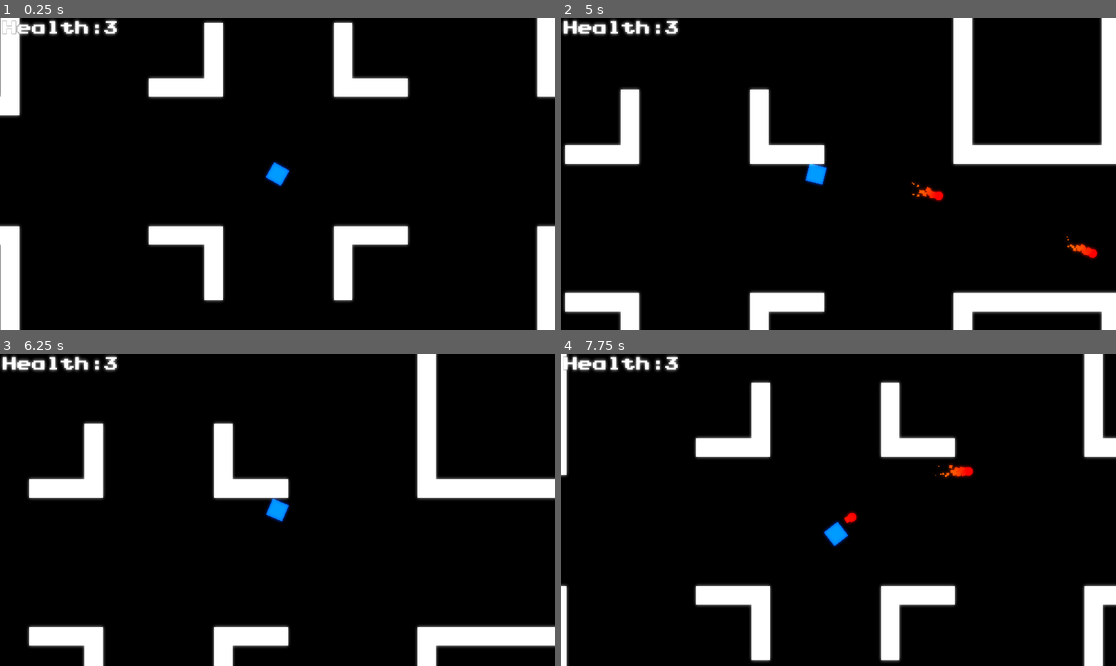
Above: before the commit, frames 1-4 (two rows, left to right).
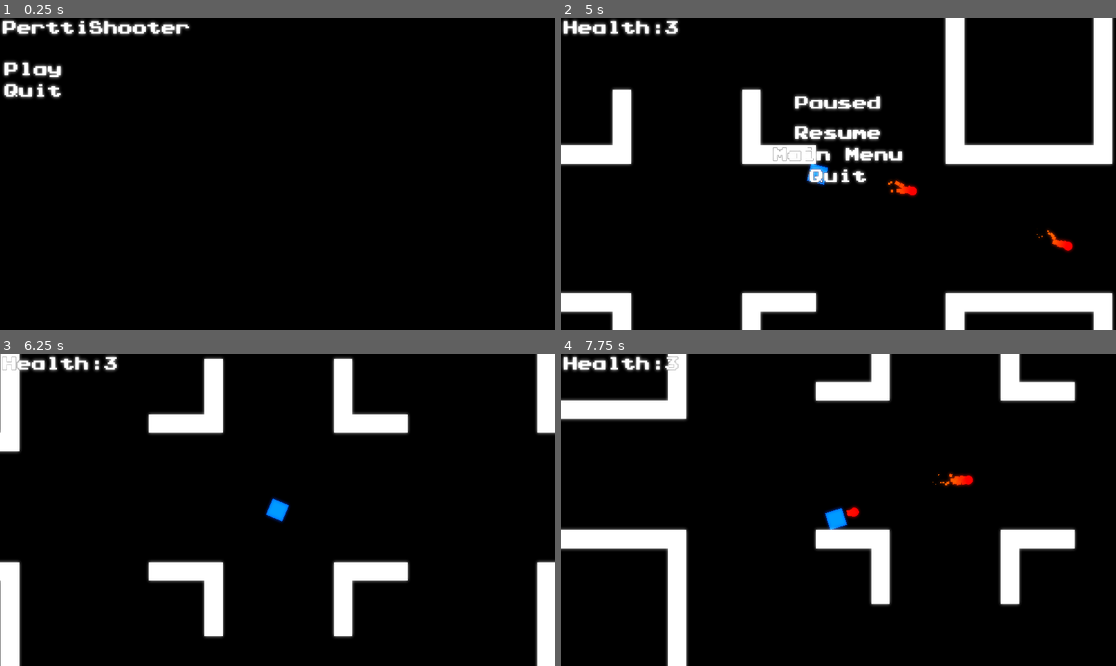
Above: after the commit, the same moments.

Repository: Kirottu/perttishooter
Game: Godot game, scene res://Scenes/MainMenu.tscn
Two runs of this game, one before a commit and one after it. Both use one fixed random seed, a clock stepped at 60 frames per second and the inputs below. Before the commit the project starts from res://Scenes/Level.tscn.
Inputs (mouse positions are in pixels of both pictures, inside the frame that each line leads up to):
- Up to frame 1 (0.25 s): no input
- Up to frame 2 (5 s): click (594, 71) at 0.5 s, where only the run after the commit has a clickable "Play"; move the mouse to (960, 158) at 1.27 s; hold D (right) 1.28-2.03 s; hold Space (fire) 1.28-2.03 s; move the mouse to (727, 189) at 2.02 s; hold S (down) 2.03-2.78 s; tap Space (fire) at 2.1, 3.6 s; move the mouse to (894, 105) at 2.77 s; hold D (right) 2.78-3.53 s; hold Space (fire) 2.78-3.53 s; move the mouse to (810, 236) at 3.52 s; hold W (up) 3.53-4.28 s; move the mouse to (1005, 220) at 4.27 s; hold A (left) from 4.28 s (still down); hold Space (fire) from 4.28 s (still down); tap Escape (pause, bound only after the commit) at 4.9 s
- Up to frame 3 (6.25 s): release A (left) at 5 s; release Space (fire) at 5 s; click (277, 491) at 5 s, where only the run after the commit has a clickable "Main Menu"; click (33, 407) at 5.75 s, where only the run after the commit has a clickable "Play"
- Up to frame 4 (7.75 s): tap Enter at 6.5 s; move the mouse to (672, 463) at 6.52 s; hold A (left) 6.53-7.28 s; tap Space (fire) at 6.6 s; move the mouse to (866, 510) at 7.27 s; hold S (down) from 7.28 s (still down); hold Space (fire) from 7.28 s (still down)

The runs differ from the first frame. In frame 1, 13% of the frame differs, in the area x 0-100%, y 0-100%; in frame 2, 8.8%; in frame 3, 22%; in frame 4, 22%.

Commit message:
Added ui elements, added main menu and other ui related stuff. Fixed an issue where explosion sounds would keep playing when shooting a dead body.

Diff:
--- /dev/null
+++ b/Assets/Fonts/font.tres
@@ -0,0 +1,9 @@
+[gd_resource type="DynamicFont" load_steps=2 format=2]
+
+[ext_resource path="res://Assets/Fonts/prstartk.ttf" type="DynamicFontData" id=1]
+
+[resource]
+size = 50
+outline_size = 2
+outline_color = Color( 0, 0, 0, 1 )
+font_data = ExtResource( 1 )
--- a/Scenes/Enemy.tscn
+++ b/Scenes/Enemy.tscn
@@ -48,7 +48,7 @@
 1/z_index = 0
 
 [sub_resource type="RayShape2D" id=5]
-length = 200.0
+length = 300.0
 
 [node name="Enemy" type="KinematicBody2D"]
 script = ExtResource( 2 )
--- a/Scenes/Level.tscn
+++ b/Scenes/Level.tscn
@@ -4,7 +4,8 @@
 [ext_resource path="res://Scripts/Level.gd" type="Script" id=2]
 [ext_resource path="res://Assets/Textures/black_rectangle.png" type="Texture" id=3]
 [ext_resource path="res://Assets/Textures/rectangle.png" type="Texture" id=4]
-[ext_resource path="res://Assets/Fonts/prstartk.ttf" type="DynamicFontData" id=5]
+[ext_resource path="res://Assets/Fonts/font.tres" type="DynamicFont" id=5]
+[ext_resource path="res://Scripts/PauseMenu.gd" type="Script" id=6]
 
 [sub_resource type="ConvexPolygonShape2D" id=1]
 points = PoolVector2Array( 0, 0, 64, 0, 64, 64, 0, 64 )
@@ -51,12 +52,6 @@
 1/shapes = [  ]
 1/z_index = 0
 
-[sub_resource type="DynamicFont" id=4]
-size = 50
-outline_size = 2
-outline_color = Color( 0, 0, 0, 1 )
-font_data = ExtResource( 5 )
-
 [sub_resource type="Shader" id=5]
 code = "    shader_type canvas_item;
 
@@ -103,8 +98,123 @@
 margin_top = 10.0
 margin_right = 344.0
 margin_bottom = 81.0
-custom_fonts/font = SubResource( 4 )
+custom_fonts/font = ExtResource( 5 )
 text = "Health: "
+__meta__ = {
+"_edit_use_anchors_": false
+}
+
+[node name="PauseMenu" type="Node" parent="HUD"]
+pause_mode = 2
+script = ExtResource( 6 )
+
+[node name="PauseLabel" type="Label" parent="HUD/PauseMenu"]
+margin_left = 440.0
+margin_top = 320.0
+margin_right = 960.0
+margin_bottom = 334.0
+custom_fonts/font = ExtResource( 5 )
+text = "Paused"
+align = 1
+__meta__ = {
+"_edit_use_anchors_": false
+}
+
+[node name="MainMenuButton" type="ToolButton" parent="HUD/PauseMenu"]
+margin_left = 552.0
+margin_top = 560.0
+margin_right = 635.0
+margin_bottom = 582.0
+custom_fonts/font = ExtResource( 5 )
+custom_colors/font_color = Color( 1, 1, 1, 1 )
+custom_colors/font_color_hover = Color( 0.721569, 0.721569, 0.721569, 1 )
+custom_colors/font_color_pressed = Color( 0.490196, 0.490196, 0.490196, 1 )
+text = "Main Menu"
+__meta__ = {
+"_edit_use_anchors_": false
+}
+
+[node name="QuitButton" type="ToolButton" parent="HUD/PauseMenu"]
+margin_left = 416.0
+margin_top = 704.0
+margin_right = 656.0
+margin_bottom = 726.0
+custom_fonts/font = ExtResource( 5 )
+custom_colors/font_color = Color( 1, 1, 1, 1 )
+custom_colors/font_color_hover = Color( 1, 0.0588235, 0.0588235, 1 )
+custom_colors/font_color_pressed = Color( 0.721569, 0.0745098, 0.0745098, 1 )
+text = "Quit"
+__meta__ = {
+"_edit_use_anchors_": false
+}
+
+[node name="ResumeButton" type="ToolButton" parent="HUD/PauseMenu"]
+margin_left = 616.0
+margin_top = 424.0
+margin_right = 720.0
+margin_bottom = 446.0
+custom_fonts/font = ExtResource( 5 )
+custom_colors/font_color = Color( 1, 1, 1, 1 )
+custom_colors/font_color_hover = Color( 0.721569, 0.721569, 0.721569, 1 )
+custom_colors/font_color_pressed = Color( 0.490196, 0.490196, 0.490196, 1 )
+text = "Resume"
+__meta__ = {
+"_edit_use_anchors_": false
+}
+
+[node name="GameOverMenu" type="Node" parent="HUD"]
+pause_mode = 2
+
+[node name="GameOverLabel" type="Label" parent="HUD/GameOverMenu"]
+margin_left = 440.0
+margin_top = 320.0
+margin_right = 960.0
+margin_bottom = 334.0
+custom_fonts/font = ExtResource( 5 )
+text = "Game Over"
+align = 1
+__meta__ = {
+"_edit_use_anchors_": false
+}
+
+[node name="MainMenuButton" type="ToolButton" parent="HUD/GameOverMenu"]
+margin_left = 552.0
+margin_top = 560.0
+margin_right = 635.0
+margin_bottom = 582.0
+custom_fonts/font = ExtResource( 5 )
+custom_colors/font_color = Color( 1, 1, 1, 1 )
+custom_colors/font_color_hover = Color( 0.721569, 0.721569, 0.721569, 1 )
+custom_colors/font_color_pressed = Color( 0.490196, 0.490196, 0.490196, 1 )
+text = "Main Menu"
+__meta__ = {
+"_edit_use_anchors_": false
+}
+
+[node name="QuitButton" type="ToolButton" parent="HUD/GameOverMenu"]
+margin_left = 416.0
+margin_top = 704.0
+margin_right = 656.0
+margin_bottom = 763.0
+custom_fonts/font = ExtResource( 5 )
+custom_colors/font_color = Color( 1, 1, 1, 1 )
+custom_colors/font_color_hover = Color( 1, 0.0588235, 0.0588235, 1 )
+custom_colors/font_color_pressed = Color( 0.721569, 0.0745098, 0.0745098, 1 )
+text = "Quit"
+__meta__ = {
+"_edit_use_anchors_": false
+}
+
+[node name="RestartButton" type="ToolButton" parent="HUD/GameOverMenu"]
+margin_left = 616.0
+margin_top = 424.0
+margin_right = 720.0
+margin_bottom = 446.0
+custom_fonts/font = ExtResource( 5 )
+custom_colors/font_color = Color( 1, 1, 1, 1 )
+custom_colors/font_color_hover = Color( 0.721569, 0.721569, 0.721569, 1 )
+custom_colors/font_color_pressed = Color( 0.490196, 0.490196, 0.490196, 1 )
+text = "Restart"
 __meta__ = {
 "_edit_use_anchors_": false
 }
@@ -113,6 +223,7 @@
 material = SubResource( 6 )
 margin_right = 40.0
 margin_bottom = 40.0
+mouse_filter = 2
 __meta__ = {
 "_edit_use_anchors_": false
 }
@@ -141,32 +252,12 @@
 position = Vector2( -215, 200 )
 
 [node name="SpawnPoint8" type="Node2D" parent="SpawnPoints"]
-position = Vector2( 2143.92, 1077.85 )
-
-[node name="SpawnPoints2" type="Node2D" parent="."]
-
-[node name="SpawnPoint1" type="Node2D" parent="SpawnPoints2"]
-position = Vector2( 1441.83, 1824.36 )
-
-[node name="SpawnPoint2" type="Node2D" parent="SpawnPoints2"]
-position = Vector2( 554.175, 1785.13 )
-
-[node name="SpawnPoint3" type="Node2D" parent="SpawnPoints2"]
-position = Vector2( -240.306, 1093.64 )
-
-[node name="SpawnPoint4" type="Node2D" parent="SpawnPoints2"]
-position = Vector2( 2157.85, 112.797 )
-
-[node name="SpawnPoint5" type="Node2D" parent="SpawnPoints2"]
-position = Vector2( 1422.22, -613.025 )
-
-[node name="SpawnPoint6" type="Node2D" parent="SpawnPoints2"]
-position = Vector2( 450, -610 )
-
-[node name="SpawnPoint7" type="Node2D" parent="SpawnPoints2"]
-position = Vector2( -215, 200 )
-
-[node name="SpawnPoint8" type="Node2D" parent="SpawnPoints2"]
 position = Vector2( 2143.92, 1077.85 )
 [connection signal="damage_taken" from="Pertti" to="." method="_on_Pertti_damage_taken"]
 [connection signal="gameover" from="Pertti" to="." method="_on_Pertti_gameover"]
+[connection signal="pressed" from="HUD/PauseMenu/MainMenuButton" to="HUD/PauseMenu" method="_on_MainMenuButton_pressed"]
+[connection signal="pressed" from="HUD/PauseMenu/QuitButton" to="HUD/PauseMenu" method="_on_QuitButton_pressed"]
+[connection signal="pressed" from="HUD/PauseMenu/ResumeButton" to="HUD/PauseMenu" method="_on_ResumeButton_pressed"]
+[connection signal="pressed" from="HUD/GameOverMenu/MainMenuButton" to="." method="_on_MainMenuButton_pressed"]
+[connection signal="pressed" from="HUD/GameOverMenu/QuitButton" to="." method="_on_QuitButton_pressed"]
+[connection signal="pressed" from="HUD/GameOverMenu/RestartButton" to="." method="_on_RestartButton_pressed"]
--- /dev/null
+++ b/Scenes/MainMenu.tscn
@@ -0,0 +1,87 @@
+[gd_scene load_steps=5 format=2]
+
+[ext_resource path="res://Assets/Fonts/font.tres" type="DynamicFont" id=1]
+[ext_resource path="res://Scripts/MainMenu.gd" type="Script" id=2]
+
+[sub_resource type="Shader" id=5]
+code = "    shader_type canvas_item;
+
+uniform float amount : hint_range(0,0.5);
+
+vec4 sample_glow_pixel(sampler2D tex, vec2 uv) {
+   float hdr_threshold = amount;
+    return max(textureLod(tex, uv, 2.0) - hdr_threshold, vec4(0.0));
+}
+
+void fragment() {
+    vec2 ps = SCREEN_PIXEL_SIZE;
+    // Get blurred color from pixels considered glowing
+    vec4 col0 = sample_glow_pixel(SCREEN_TEXTURE, SCREEN_UV + vec2(-ps.x, 0));
+    vec4 col1 = sample_glow_pixel(SCREEN_TEXTURE, SCREEN_UV + vec2(ps.x, 0));
+    vec4 col2 = sample_glow_pixel(SCREEN_TEXTURE, SCREEN_UV + vec2(0, -ps.y));
+    vec4 col3 = sample_glow_pixel(SCREEN_TEXTURE, SCREEN_UV + vec2(0, ps.y));
+
+    vec4 col = texture(SCREEN_TEXTURE, SCREEN_UV);
+    vec4 glowing_col = 0.25 * (col0 + col1 + col2 + col3);
+
+    COLOR = vec4(col.rgb + glowing_col.rgb, col.a);
+}"
+
+[sub_resource type="ShaderMaterial" id=6]
+shader = SubResource( 5 )
+shader_param/amount = null
+
+[node name="MainMenu" type="Control"]
+anchor_right = 1.0
+anchor_bottom = 1.0
+script = ExtResource( 2 )
+__meta__ = {
+"_edit_use_anchors_": false
+}
+
+[node name="Label" type="Label" parent="."]
+margin_left = 10.0
+margin_top = 10.0
+margin_right = 660.0
+margin_bottom = 61.0
+custom_fonts/font = ExtResource( 1 )
+text = "PerttiShooter"
+__meta__ = {
+"_edit_use_anchors_": false
+}
+
+[node name="PlayButton" type="ToolButton" parent="."]
+margin_left = 10.0
+margin_top = 150.0
+margin_right = 222.0
+margin_bottom = 209.0
+custom_fonts/font = ExtResource( 1 )
+custom_colors/font_color = Color( 1, 1, 1, 1 )
+custom_colors/font_color_hover = Color( 0.137255, 1, 0.231373, 1 )
+custom_colors/font_color_pressed = Color( 0.0901961, 0.627451, 0.14902, 1 )
+text = "Play"
+__meta__ = {
+"_edit_use_anchors_": false
+}
+
+[node name="QuitButton" type="ToolButton" parent="."]
+margin_left = 10.0
+margin_top = 225.0
+margin_right = 222.0
+margin_bottom = 284.0
+custom_fonts/font = ExtResource( 1 )
+custom_colors/font_color = Color( 1, 1, 1, 1 )
+custom_colors/font_color_hover = Color( 1, 0.0588235, 0.0588235, 1 )
+custom_colors/font_color_pressed = Color( 0.721569, 0.0745098, 0.0745098, 1 )
+text = "Quit"
+
+[node name="ColorRect" type="ColorRect" parent="."]
+material = SubResource( 6 )
+margin_right = 40.0
+margin_bottom = 40.0
+mouse_filter = 2
+__meta__ = {
+"_edit_use_anchors_": false
+}
+[connection signal="pressed" from="PlayButton" to="." method="_on_PlayButton_pressed"]
+[connection signal="pressed" from="QuitButton" to="." method="_on_QuitButton_pressed"]
--- a/Scripts/Enemy.gd
+++ b/Scripts/Enemy.gd
@@ -12,6 +12,7 @@
 var can_update = false
 var pertti_in_sight = false
 var path_length_to_pertti = 0 #set to 0 to force path calculation at start and because it crashes otherwise
+var destroyed = false
 
 func _ready():
 	# Do not process right away as that would cause problems, randomize to unsync the calculation, and hopefully unstrain the cpu
@@ -26,7 +27,7 @@
 
 func _physics_process(delta):
 	# Operate path update timer
-	if path_update_timer <= 0 and !pertti_in_sight:
+	if path_update_timer <= 0 and !pertti_in_sight and health != 0:
 		#can_update = true
 		if can_update:
 			update_path()
@@ -37,7 +38,7 @@
 		path_update_timer -= 1
 
 	if !pertti_in_sight and health != 0:
-		move_along_path(Settings.enemy_speed * 0.01)
+		move_along_path(Settings.enemy_speed * 0.02)
 	# Switch to close proximity follow for better close quarters following
 	elif health != 0:
 		var start_point = position
@@ -48,11 +49,13 @@
 
 func _on_Area2D_body_entered(body):
 	# Check if a bullet has entered area, if so reduce health
-	if "Bullet" in body.name:
+	if "Bullet" in body.name and !destroyed:
 		if health > 1:
 			hurt_sound.play()
-		health -= 1
+		if health > 0:
+			health -= 1
 		if health == 0:
+			destroyed = true
 			explosion.play()
 			set_process(false)
 			yield(get_tree().create_timer(1.5), "timeout")
--- a/Scripts/Level.gd
+++ b/Scripts/Level.gd
@@ -4,6 +4,11 @@
 onready var pertti : KinematicBody2D = $Pertti
 onready var spawn_points = [$SpawnPoints/SpawnPoint1, $SpawnPoints/SpawnPoint2, $SpawnPoints/SpawnPoint3, $SpawnPoints/SpawnPoint4, $SpawnPoints/SpawnPoint5, $SpawnPoints/SpawnPoint6, $SpawnPoints/SpawnPoint7, $SpawnPoints/SpawnPoint8]
 onready var health_label = $HUD/Label
+
+onready var game_over_label = $HUD/GameOverMenu/GameOverLabel
+onready var quit_button = $HUD/GameOverMenu/QuitButton
+onready var main_menu_button = $HUD/GameOverMenu/MainMenuButton
+onready var restart_button = $HUD/GameOverMenu/RestartButton
 
 # Other variables
 var gameover = false
@@ -13,8 +18,14 @@
 var spawn_timer = Settings.spawn_timer
 
 func _ready():
+	game_over_label.visible = false
+	quit_button.visible = false
+	main_menu_button.visible = false
+	restart_button.visible = false
+
+	set_positions()
+
 	# Set bloom overlay size correctly and connect a signal when the scene is ready
-	$HUD/ColorRect.set_size(Vector2(get_viewport().size.x, get_viewport().size.y))
 	get_viewport().connect("size_changed", self, "_on_viewport_size_changed")
 	health_label.text = "Health:" + str(Settings.pertti_health)
 
@@ -33,8 +44,15 @@
 
 
 func _on_viewport_size_changed():
-	# Set the bloom overlay size correctly when viewport size changes
+	set_positions()
+
+
+func set_positions():
 	$HUD/ColorRect.set_size(Vector2(get_viewport().size.x, get_viewport().size.y))
+	game_over_label.rect_position = Vector2((get_viewport().size.x - game_over_label.get_rect().size.x) / 2, get_viewport().size.y / 4)
+	quit_button.rect_position = Vector2((get_viewport().size.x - quit_button.get_rect().size.x) / 2, get_viewport().size.y / 4 + 250)
+	main_menu_button.rect_position = Vector2((get_viewport().size.x - main_menu_button.get_rect().size.x) / 2, get_viewport().size.y / 4 + 175)
+	restart_button.rect_position = Vector2((get_viewport().size.x - restart_button.get_rect().size.x) / 2, get_viewport().size.y / 4 + 100)
 
 func _spawn_enemy(spawn_point):
 	# Instance the enemy from preloaded scene
@@ -54,3 +72,17 @@
 
 func _on_Pertti_gameover():
 	gameover = true
+	game_over_label.visible = true
+	quit_button.visible = true
+	main_menu_button.visible = true
+	restart_button.visible = true
+
+
+func _on_MainMenuButton_pressed():
+	get_tree().change_scene("res://Scenes/MainMenu.tscn")
+
+func _on_QuitButton_pressed():
+	get_tree().quit()
+
+func _on_RestartButton_pressed():
+	get_tree().reload_current_scene()
--- /dev/null
+++ b/Scripts/MainMenu.gd
@@ -0,0 +1,18 @@
+extends Control
+
+onready var bloom = $ColorRect
+
+func _ready():
+	bloom.set_size(Vector2(get_viewport().size.x, get_viewport().size.y))
+	get_viewport().connect("size_changed", self, "_on_viewport_size_changed")
+
+func _on_viewport_size_changed():
+	bloom.set_size(Vector2(get_viewport().size.x, get_viewport().size.y))
+
+
+func _on_PlayButton_pressed():
+	get_tree().change_scene("res://Scenes/Level.tscn")
+
+
+func _on_QuitButton_pressed():
+	get_tree().quit()
--- /dev/null
+++ b/Scripts/PauseMenu.gd
@@ -0,0 +1,55 @@
+extends Node
+
+onready var pause_label = $PauseLabel
+onready var quit_button = $QuitButton
+onready var main_menu_button = $MainMenuButton
+onready var resume_button = $ResumeButton
+
+func _ready():
+	get_viewport().connect("size_changed", self, "_on_viewport_size_changed")
+	pause_label.visible = false
+	quit_button.visible = false
+	main_menu_button.visible = false
+	resume_button.visible = false
+
+	set_positions()
+
+func _process(delta):
+	if Input.is_action_just_pressed("pause") and !get_tree().paused:
+		pause_label.visible = true
+		quit_button.visible = true
+		main_menu_button.visible = true
+		resume_button.visible = true
+		get_tree().paused = true
+		yield(get_tree().create_timer(1), "timeout")
+	elif Input.is_action_just_pressed("pause") and get_tree().paused:
+		pause_label.visible = false
+		quit_button.visible = false
+		main_menu_button.visible = false
+		resume_button.visible = false
+		get_tree().paused = false
+
+func _on_viewport_size_changed():
+	set_positions()
+
+func set_positions():
+	pause_label.rect_position = Vector2((get_viewport().size.x - pause_label.get_rect().size.x) / 2, get_viewport().size.y / 4)
+	quit_button.rect_position = Vector2((get_viewport().size.x - quit_button.get_rect().size.x) / 2, get_viewport().size.y / 4 + 250)
+	main_menu_button.rect_position = Vector2((get_viewport().size.x - main_menu_button.get_rect().size.x) / 2, get_viewport().size.y / 4 + 175)
+	resume_button.rect_position = Vector2((get_viewport().size.x - resume_button.get_rect().size.x) / 2, get_viewport().size.y / 4 + 100)
+
+
+func _on_MainMenuButton_pressed():
+	get_tree().paused = false
+	get_tree().change_scene("res://Scenes/MainMenu.tscn")
+
+func _on_QuitButton_pressed():
+	get_tree().quit()
+
+
+func _on_ResumeButton_pressed():
+	pause_label.visible = false
+	quit_button.visible = false
+	main_menu_button.visible = false
+	resume_button.visible = false
+	get_tree().paused = false
--- a/project.godot
+++ b/project.godot
@@ -16,7 +16,7 @@
 [application]
 
 config/name="perttishooter"
-run/main_scene="res://Scenes/Level.tscn"
+run/main_scene="res://Scenes/MainMenu.tscn"
 config/icon="res://icon.png"
 
 [autoload]
@@ -60,6 +60,11 @@
 "events": [ Object(InputEventKey,"resource_local_to_scene":false,"resource_name":"","device":0,"alt":false,"shift":false,"control":false,"meta":false,"command":false,"pressed":false,"scancode":83,"unicode":0,"echo":false,"script":null)
  ]
 }
+pause={
+"deadzone": 0.5,
+"events": [ Object(InputEventKey,"resource_local_to_scene":false,"resource_name":"","device":0,"alt":false,"shift":false,"control":false,"meta":false,"command":false,"pressed":false,"scancode":16777217,"unicode":0,"echo":false,"script":null)
+ ]
+}
 
 [rendering]
 
